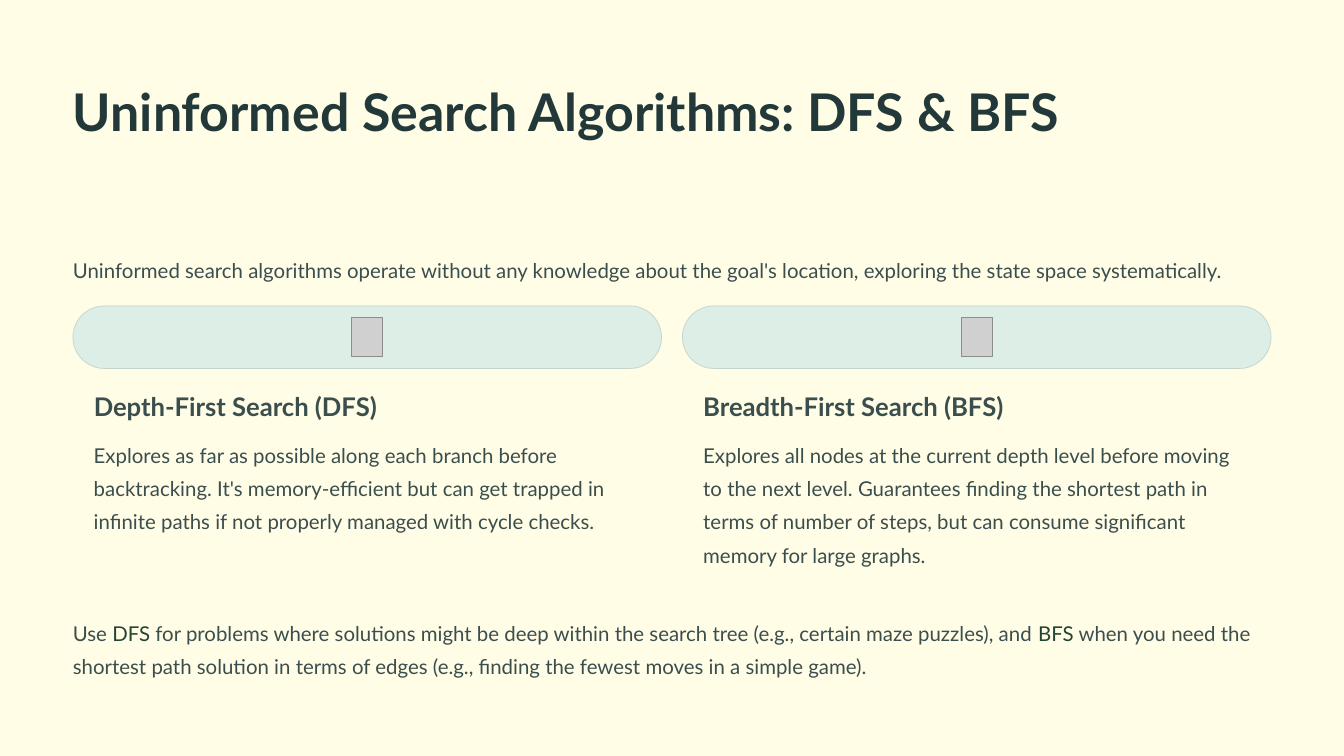
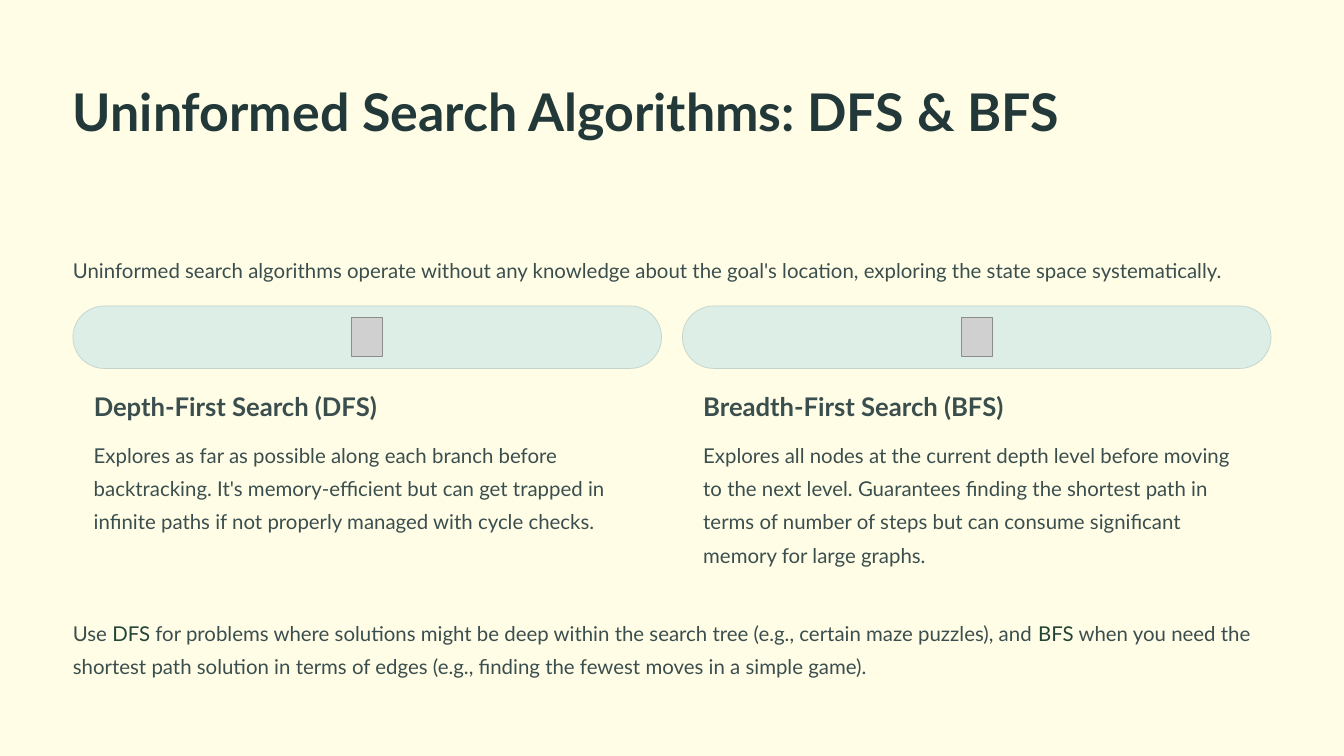
Before and after one commit to shafisma/DataAnalysisPresentation, a slide deck: slide 5 of Introduction-to-Search-Algorithms-in-Artificial-Intelligence-with-Python (1).pptx. Drawn at 1344x756 pixels with LibreOffice and Linux fonts; fonts in the diff are those of the drawing; grey boxes stand for pictures. Boxes give left, top, right and bottom in pixels: in the first picture for what was removed or moved away, otherwise in the second. Text is boxed around its words. In the diff, an @@ line names an element or a change of style, - is before the commit and + after.

```diff
--- a/Introduction-to-Search-Algorithms-in-Artificial-Intelligence-with-Python (1).pptx
+++ b/Introduction-to-Search-Algorithms-in-Artificial-Intelligence-with-Python (1).pptx
@@ text at box(703, 448, 1230, 567): text changed @@
-Explores all nodes at the current depth level before moving to the next level. Guarantees finding the shortest path in terms of number of steps, but can consume significant memory for large graphs.
+Explores all nodes at the current depth level before moving to the next level. Guarantees finding the shortest path in terms of number of steps but can consume significant memory for large graphs.
```
Also in this commit, not shown: 1 other slide changed, 1 slide removed, 2 other files.
